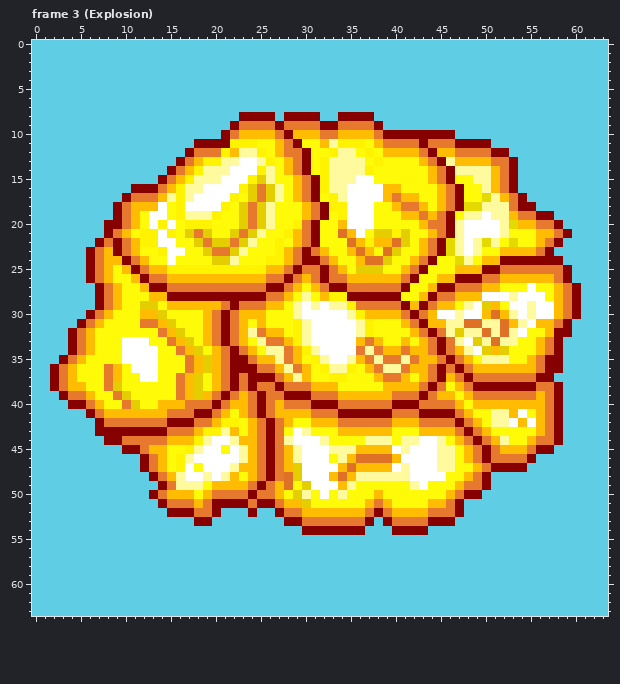
Pixel-art file: Art/Aseprite/bomb explosion.aseprite. Above, as it was before the edit.
64x64 pixels, 11 frames. Shown: frame 3 (Explosion). The commit also changed other frames, which this record leaves out.
And afterwards:
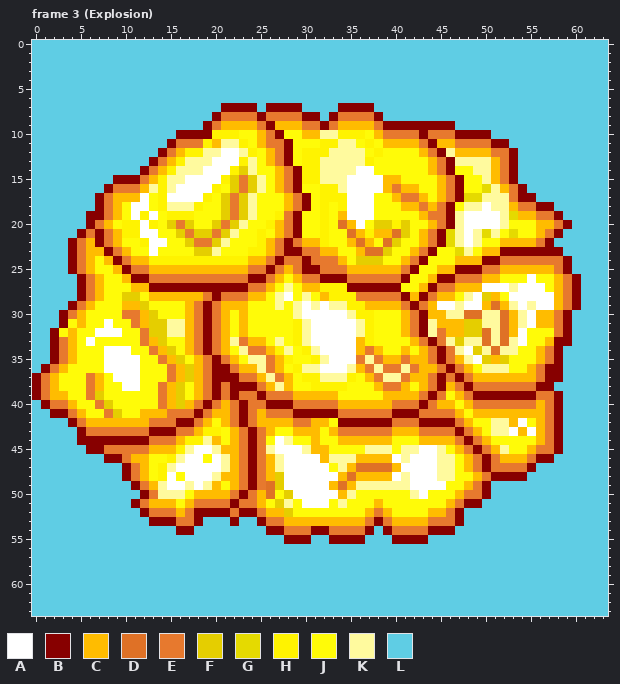
Palette (. is transparent): A #ffffff  B #870000  C #ffbc00  D #df7126  E #e7792e  F #e5ce00  G #e5da00  H #fff300  J #fffb08  K #fffa9e  L #5fcde4
Changes in this commit:
Changed rows in their new state; - is an unchanged pixel.
Frame 3 (Explosion), layer "Explosion":
first column x 0:
 7 ---------------------BBBB-BBBB----BBBB-----------------------
 8 --------------------BEEEE-EEEE---BEEEEB----------------------
 9 -------------------BECCCC-BCCC---ECCCCEBBBBBBBB--------------
10 ----------------BBBBHHHJJ-EBJJ--KKHHHJCEEEE-EEEBBBB----------
11 ---------------BEEEHCKK-JCEEBJ--HHKKJHJCCCCEBCCEEEEBB--------
12 --------------BECHHKKAA-HJCEBJHHHK--KJHJJJJCEBKCCCCEEB-------
13 -------------BECHKKKAAAHKJCEBJHHK----HJ----JCEBKKKKC---------
14 ------------BECHKKKAAAHFKJJCEBHHK---AA---------JJ------------
15 ---------BBBECHKKAAAAHFEFKJCEBHHK--A--ACC---JCEB-J-----------
16 --------BEEECKHKAAA-HJFE-KJCEBJJ-H------ECC-------GKCEB------
17 -------BECCCAJHAAA-HJFEFKJJJCEBJH-H---JJCEEC----GGK-K--B-----
18 -------BECJAAJHKKKHJJFE-KJJ-CEBJHJ------JCCECEBJKKA--CEEBB---
19 ------BBECJAH-JH-HJJJFE-KJJHEBJJH-C------JJCE--KAA-A-GCCEEB--
20 ------BECJHHAHJFEFJJFEFKJJHCEBJJH-DC-JFFHF-JC--------JJJCCEB-
21 -----BEBECHHAAJJFEF-EFKJJH-CEBJJH-JDCHCCD--CEBG--KGKJG---EBL-
22 ----BEC--CJJ-A-J-FE--KJJJHCEBECCH--CDCJDFJ--------JJCCCCEBL--
23 ----BECCBECJ-AJJJ-F-KJJJHHCEBBE--C-JCDDFJ-CEBJJGKJCCBBBBB-B--
24 ----BECJ-BEC-HHHHHHHHHHHCCEBE--E-EC-FFFJ-CEBJ--CCCBBEEEEEEEB-
25 ----BECJJCBE---CCCCCCCCCEEBECEBBE-ECCCCCCEBJ-CCBBBEECCCCCC---
26 -----BECJ-CB---EEEEEEEEEBB-CJCE--BBEEEEEEBJ-CBBEEECCJJJAJJCEB
27 -----BECJJ-C---BBBBBBBBB--CJKJC-HHHBBBBBBJ-CBEECCCAAAKA-A----
28 -----BECJJFF---CCCCE-EEECCJKA------HEEEEEBCBECCJKAFCJA---A---
29 ----BECJJJCC-J-JJ-EBECCCJJJK--------HCCCCEBECAAKA-CDCK-------
30 ---BECJJJ-EE-FJ--CEB-CJ-JJ-----------HJJJCEB-CK-DDKKDCKACCEBL
31 ---BJCJJA--ECFFKKCEB-CJ--J------------------K-CCFF-----------
32 --BJCJJAAA--EFFKKCEB-CJ-JJJJ-------------CEBK-CCFF---C---JE--
33 --BECJA---JJECFJJCEB-CKECCJKJ--------HJ--JCEBEKFKKDKD-A-JC-B-
34 --BECJJ-AA-JJECFJ-EBECJKEECHKJ------CECJJCJ----KAFKDKK-------
35 --BECJ--AA--JJECFJ-EB-CJKKECHJ-----AEKECCEC-EBECKAFCF--JCE---
36 -BECJ---AAA-JJ-ECF-EBBECCK--JHKKAAAKCEKEEKE-CEBECJKKKJJ------
37 BECJJ-ECJAAAJJ-ECFCEBB--ECK--JHHKKKH-CEKKEC---EBECCCCCCCE-B--
38 BECJJJECJJAA--ECFJCEB--B--CKCJJHHHH---CEE-JCEBCEBEEEEEEEBBL--
39 BECCJJEF-JJ---ECFJCEBEBE----ECCCCCJJJJJ-CCCEBEJCEBBBBBBBE----
40 -BEECJJEF-JJ--E-FC-BECEB-EBBB--EEECCCCCCEEEB-CCJCEEEEEEE-----
41 --BBECJJEFJJ-------EC-EB-C-EEBBBBBEEEEEEBBBEEEECJCCCC-CC-----
42 ----BECCCCCCC--E---CJCEBECCC-EE--JBBBBBBEEEBBBBECJ---CAJ-----
43 -----BEEEEEEE--B-----J-EB-CJ-CCC-CEEEEEECCCEEEEBECJKKACA-----
44 -----BBB--BBB--E-H--CJCEB-JA-JJCJ-CCCCCC-JJCCCCEBECJJ--JC----
45 ------BBEEEE---CHKA-KCCEB-KAAAKCCJJJJKKKJ-K---JCEBECKJJCEEB--
46 --------BBECCJJHKA-J-KCEB-CKAA--CK-KCCCCAK----------CCCEBB---
47 ----------BECJHKA-A--KCEB-CKAA---JKCDDDDCA------CEBEEEEB-----
48 ----------BECJHAJ--AKC-EB-CFAA---ACDCCCCA----KK-JCEBBBB------
49 -----------BECKAA-AK-J-EBEDFAAA--CDCKKKKKKA-AA-JC------------
50 ------------BEKKKJC-CC-BECDJFAAA-ACK--J---KA--JCEEB----------
51 -----------BECCCJCE-EE-E-CJFKJAAA-K--JCJ----JJCEBB-----------
52 ------------BEEECEBB-BEB-ECCFJJJJJJJJCECJJJJCC---------------
53 -------------BBBEE-L--B--BEECCCCCCCCCEBECCCCEEEB-------------
54 ----------------BB--------BBEEE--EEEEB-BEEEEBBB--------------
55 ----------------------------BBB--BBBB---BBBB-----------------
